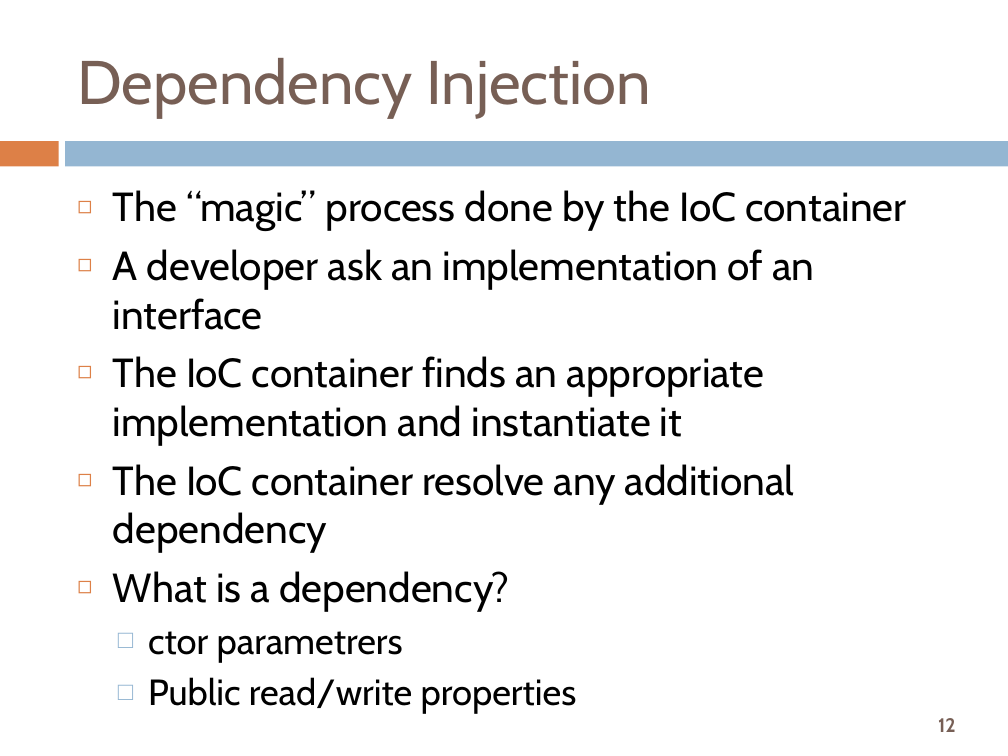
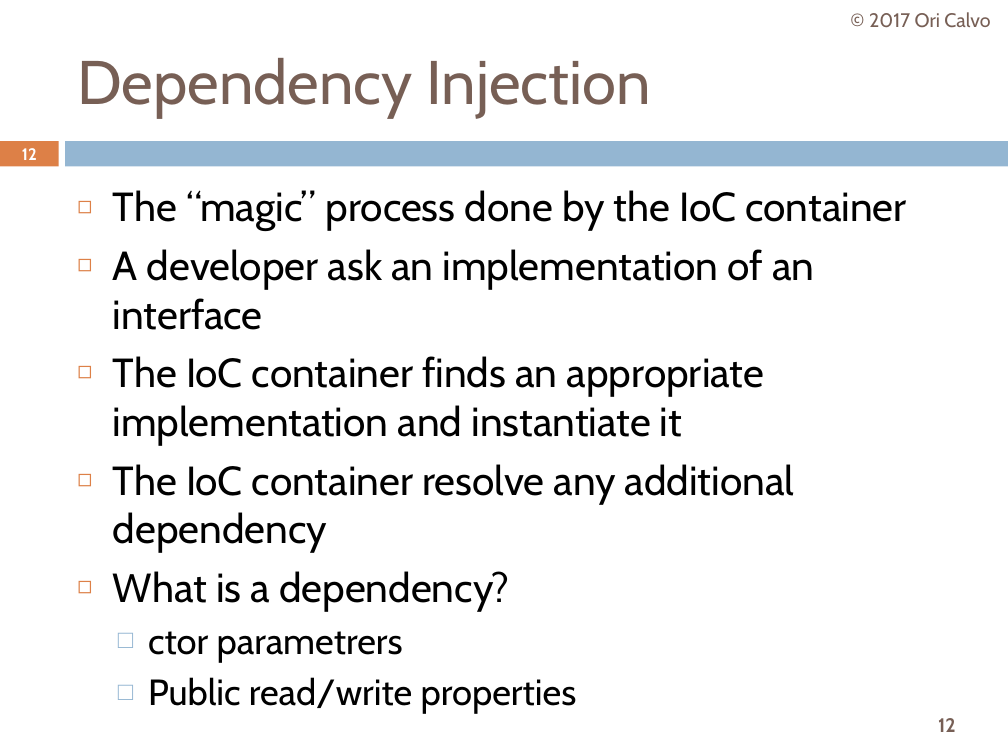
Before and after one commit to oricalvo/course-zap-2017-07, a slide deck: slide 12 of PPTs/01 IoC & Friends.pptx. Drawn at 1008x756 pixels with LibreOffice and Linux fonts; fonts in the diff are those of the drawing; background and template pictures are left out. Boxes give left, top, right and bottom in pixels: in the first picture for what was removed or moved away, otherwise in the second. Text is boxed around its words. In the diff, an @@ line names an element or a change of style, - is before the commit and + after.

```diff
--- a/PPTs/01 IoC & Friends.pptx
+++ b/PPTs/01 IoC & Friends.pptx
@@ text added at <box>869,12,990,28</box>, 14 pt, text #775F55 @@
+© 2017 Ori Calvo
@@ page number added at <box>22,148,37,160</box>, 11.9 pt, text #FFFFFF, bold @@
+12
```
Also in this commit, not shown: 22 other slides changed, 4 other files.
